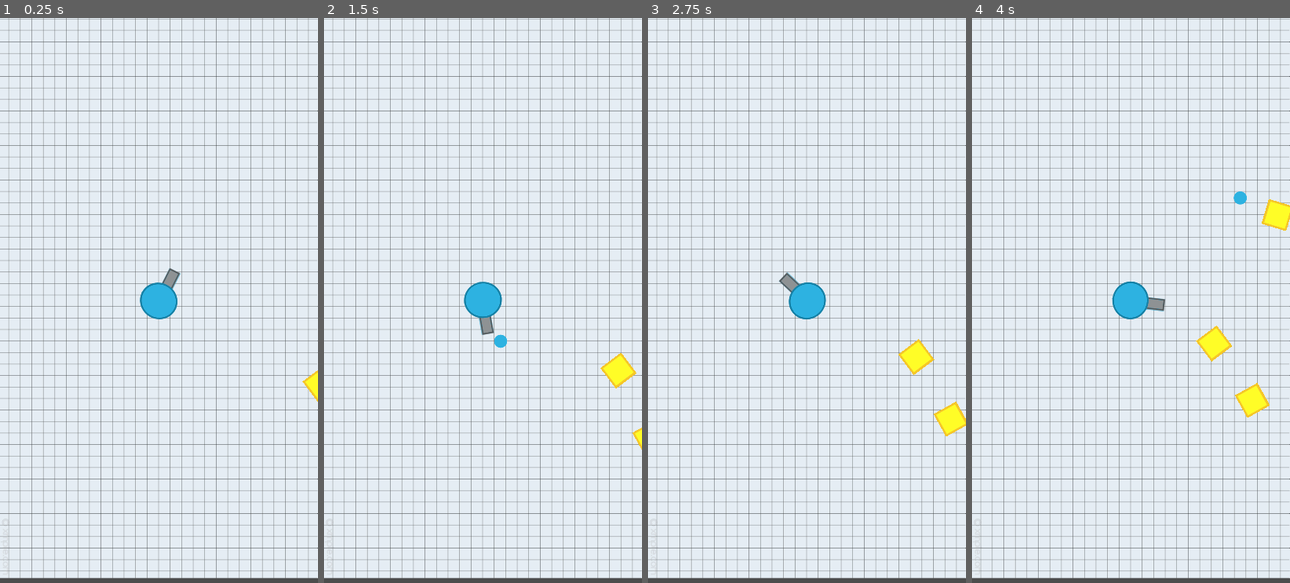
Above: before the commit, frames 1-4 (left to right).
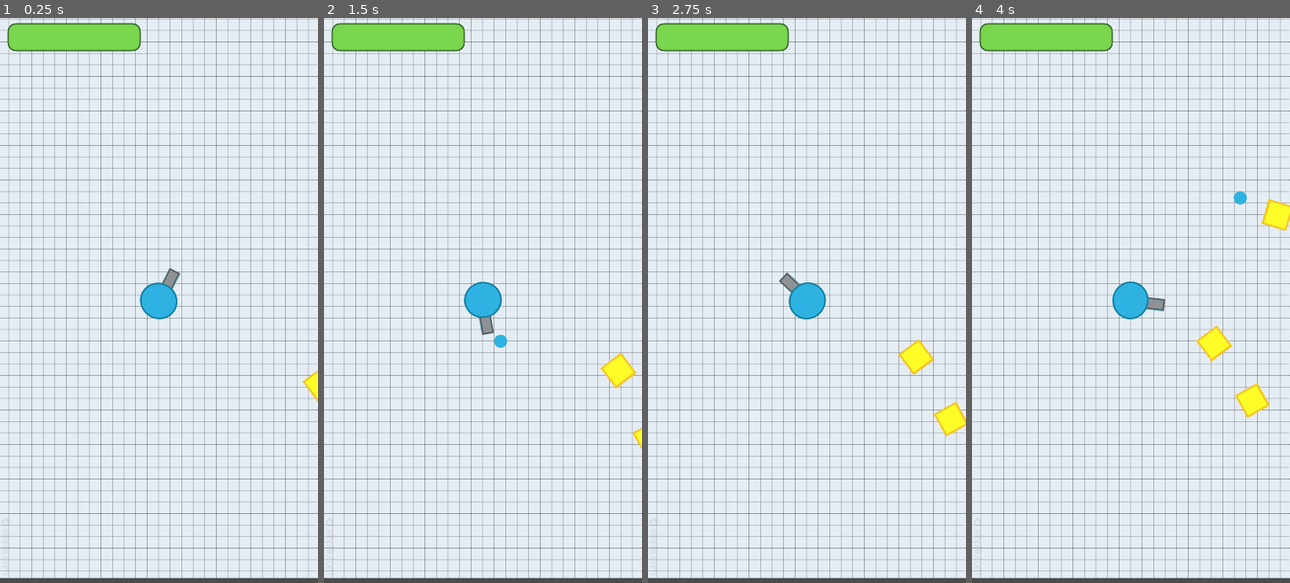
Above: after the commit, the same moments.

Repository: mingw16/game
Game: Godot game, scene res://scenes/World.tscn
The game is run twice, just before and just after one commit, with the same random seed, the same clock (stepped at 60 frames per second) and the same inputs.
Inputs (mouse positions are in pixels of both pictures, inside the frame that each line leads up to):
- Up to frame 1 (0.25 s): no input
- Up to frame 2 (1.5 s): move the mouse to (552, 272) at 0.52 s; press the mouse at (552, 272) at 0.53 s; move the mouse to (419, 328) at 1.27 s; release the mouse at (419, 328) at 1.28 s; click (419, 328) at 1.35 s
- Up to frame 3 (2.75 s): move the mouse to (838, 176) at 2.02 s; press the mouse at (838, 176) at 2.03 s
- Up to frame 4 (4 s): move the mouse to (1115, 413) at 2.77 s; release the mouse at (1115, 413) at 2.78 s; click (1115, 413) at 2.85 s; move the mouse to (1226, 385) at 3.52 s; press the mouse at (1226, 385) at 3.53 s

The runs differ from the first frame. In frame 1, 2.1% of the frame differs, in the area x 2-45%, y 0-6%; in frame 2, 2.1%; in frame 3, 2.1%; in frame 4, 2.1%.

Commit message:
add <LifeBar>

Diff:
--- a/project.godot
+++ b/project.godot
@@ -36,7 +36,7 @@
 shoot={
 "deadzone": 0.5,
 "events": [ Object(InputEventMouseButton,"resource_local_to_scene":false,"resource_name":"","device":0,"alt":false,"shi …(212 unchanged characters)…
-, Object(InputEventKey,"resource_local_to_scene":false,"resource_name":"","device":0,"alt":false,"shift":false,"control":false,"meta":false,"command":false,"pressed":false,"scancode":0,"physical_scancode":32,"unicode":0,"echo":false,"script":null)
+, Object(InputEventKey,"resource_local_to_scene":false,"resource_name":"","device":0,"alt":false,"shift":false,"control":false,"meta":false,"command":false,"pressed":false,"scancode":0,"unicode":0,"echo":false,"script":null)
  ]
 }
 
--- /dev/null
+++ b/scenes/LifeBar.tscn
@@ -0,0 +1,44 @@
+[gd_scene load_steps=4 format=2]
+
+[ext_resource path="res://scripts/LifeBar.gd" type="Script" id=1]
+
+[sub_resource type="StyleBoxFlat" id=1]
+bg_color = Color( 0.4816, 0.84, 0.3024, 1 )
+border_width_left = 2
+border_width_top = 2
+border_width_right = 2
+border_width_bottom = 2
+border_color = Color( 0.137255, 0.317647, 0.14902, 1 )
+border_blend = true
+corner_radius_top_left = 10
+corner_radius_top_right = 10
+corner_radius_bottom_right = 10
+corner_radius_bottom_left = 10
+
+[sub_resource type="StyleBoxFlat" id=2]
+bg_color = Color( 0.580392, 1, 0.615686, 1 )
+border_width_left = 3
+border_width_top = 3
+border_width_right = 3
+border_width_bottom = 3
+border_color = Color( 0.0901961, 0.192157, 0.101961, 1 )
+border_blend = true
+corner_radius_top_left = 10
+corner_radius_top_right = 10
+corner_radius_bottom_right = 10
+corner_radius_bottom_left = 10
+
+[node name="LifeBar" type="ProgressBar"]
+margin_left = 9.80676
+margin_top = 7.16531
+margin_right = 178.807
+margin_bottom = 42.1653
+custom_styles/fg = SubResource( 1 )
+custom_styles/bg = SubResource( 2 )
+step = 1.0
+value = 50.0
+percent_visible = false
+script = ExtResource( 1 )
+__meta__ = {
+"_edit_use_anchors_": false
+}
--- a/scenes/World.tscn
+++ b/scenes/World.tscn
@@ -1,8 +1,9 @@
-[gd_scene load_steps=4 format=2]
+[gd_scene load_steps=5 format=2]
 
 [ext_resource path="res://assets/grid.PNG" type="Texture" id=1]
 [ext_resource path="res://scenes/Player.tscn" type="PackedScene" id=2]
 [ext_resource path="res://scripts/world.gd" type="Script" id=3]
+[ext_resource path="res://scenes/LifeBar.tscn" type="PackedScene" id=4]
 
 [node name="World" type="Node2D"]
 script = ExtResource( 3 )
@@ -20,3 +21,5 @@
 wait_time = 1.5
 one_shot = true
 autostart = true
+
+[node name="LifeBar" parent="." instance=ExtResource( 4 )]
--- /dev/null
+++ b/scripts/LifeBar.gd
@@ -0,0 +1,13 @@
+extends ProgressBar
+
+
+func _ready():
+	add_to_group('LifeBar')
+	self.value = 100
+
+
+func _addDamage(damage):
+	if value > 0:
+		self.value -= damage
+		var stylebox = get("custom_styles/fg")
+		stylebox.bg_color.h = lerp(0, 0.3, value/100)
--- a/scripts/enemys/square.gd
+++ b/scripts/enemys/square.gd
@@ -9,6 +9,9 @@
 	if health <=0:
 		queue_free()
 	if self.position.distance_to(dir) <10 :
+		# LIFE BAR #
+		get_tree().call_group("LifeBar", "_addDamage", 10)
+
 		queue_free()
 
 
